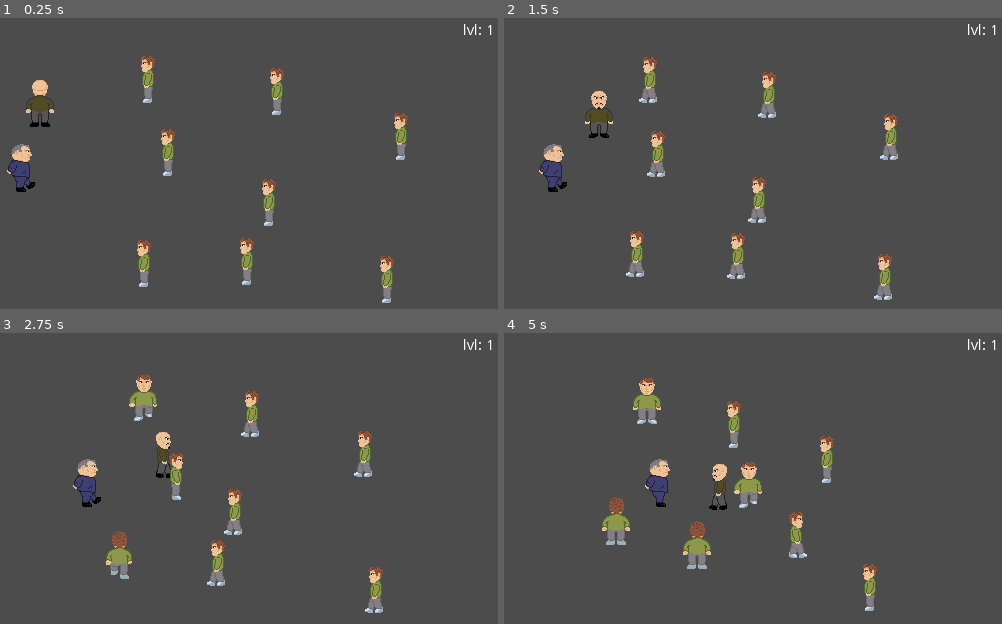
Above: before the commit, frames 1-4 (two rows, left to right).
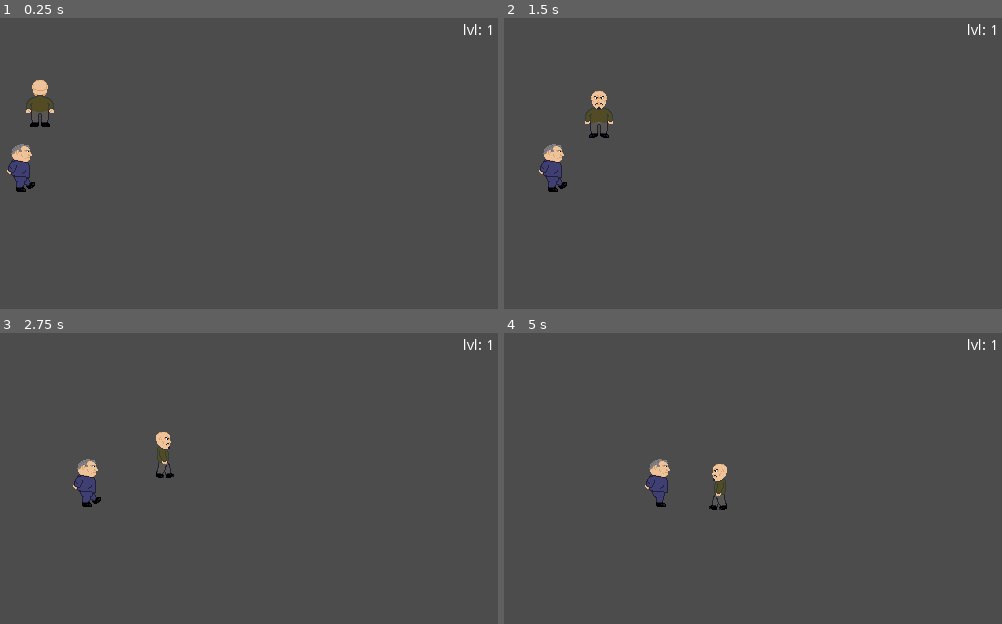
Above: after the commit, the same moments.

Repository: leovilok/among-eux
Game: Godot game, scene res://Levels.tscn
Same seed, same stepped clock (60 frames per second), same inputs: the game is played once before the commit and once after it.
Inputs (mouse positions are in pixels of both pictures, inside the frame that each line leads up to):
- Up to frame 1 (0.25 s): no input
- Up to frame 2 (1.5 s): move the mouse to (862, 151) at 0.52 s; click (862, 151) at 0.67 s; move the mouse to (648, 180) at 1.27 s; click (648, 180) at 1.42 s
- Up to frame 3 (2.75 s): move the mouse to (298, 417) at 2.02 s; click (298, 417) at 2.17 s
- Up to frame 4 (5 s): move the mouse to (728, 542) at 2.77 s; click (728, 542) at 2.92 s; move the mouse to (907, 527) at 3.52 s; click (907, 527) at 3.67 s; move the mouse to (598, 437) at 4.27 s; click (598, 437) at 4.42 s

The runs differ from the first frame. In frame 1, 2.7% of the frame differs, in the area x 27-82%, y 13-98%; in frame 2, 3.1%; in frame 3, 3.4%; in frame 4, 3.7%, in the area x 19-75%, y 15-96%.
Error after the commit: Parse Error: Can't preload resource at path: res://Public.tscn (res://Level.gd:7)

Commit message:
Evil people, random spawn

Diff:
--- a/Level.gd
+++ b/Level.gd
@@ -3,6 +3,9 @@
 export var lvl = 1
 
 var safe_radius = 40.0
+
+var public_scn = preload("res://Public.tscn")
+var evil_scn = preload("res://Evil.tscn")
 
 #func _ready():
 #	$President.position = Vector2(safe_radius, get_viewport_rect().size.y/2)
@@ -11,6 +14,12 @@
 
 func _ready():
 	$LvlLabel.text = "lvl: " + String(lvl)
+	for i in range(int(10+lvl*2)):
+		$YSort.add_child(public_scn.instance())
+	for i in range(int((lvl-1)*2)):
+		$YSort.add_child(evil_scn.instance())
+
+
 
 func _physics_process(_delta):
 	if $YSort/President.position.x + safe_radius > get_viewport_rect().size.x:
--- a/Level.tscn
+++ b/Level.tscn
@@ -1,8 +1,7 @@
-[gd_scene load_steps=55 format=2]
+[gd_scene load_steps=54 format=2]
 
 [ext_resource path="res://Level.gd" type="Script" id=1]
 [ext_resource path="res://President.gd" type="Script" id=2]
-[ext_resource path="res://Public.tscn" type="PackedScene" id=3]
 [ext_resource path="res://Guard.gd" type="Script" id=4]
 [ext_resource path="res://graphics/guard_sheet.png" type="Texture" id=5]
 [ext_resource path="res://graphics/president_sheet.png" type="Texture" id=6]
@@ -313,7 +312,7 @@
 [node name="Sprite" type="AnimatedSprite" parent="YSort/President"]
 frames = SubResource( 24 )
 animation = "up"
-frame = 1
+frame = 2
 playing = true
 __meta__ = {
 "_edit_lock_": true
@@ -322,6 +321,9 @@
 [node name="Guard" type="KinematicBody2D" parent="YSort"]
 position = Vector2( 48, 90 )
 script = ExtResource( 4 )
+__meta__ = {
+"_edit_group_": true
+}
 
 [node name="Sprite" type="AnimatedSprite" parent="YSort/Guard"]
 frames = SubResource( 45 )
@@ -334,33 +336,10 @@
 shape = SubResource( 3 )
 
 [node name="Dash" type="Sprite" parent="YSort/Guard"]
+visible = false
 position = Vector2( 0, -33.0625 )
 scale = Vector2( 0.01, 2 )
 texture = SubResource( 49 )
-
-[node name="Public" parent="YSort" instance=ExtResource( 3 )]
-position = Vector2( 152, 250 )
-
-[node name="Public2" parent="YSort" instance=ExtResource( 3 )]
-position = Vector2( 285, 78 )
-
-[node name="Public3" parent="YSort" instance=ExtResource( 3 )]
-position = Vector2( 277, 189 )
-
-[node name="Public4" parent="YSort" instance=ExtResource( 3 )]
-position = Vector2( 156, 66 )
-
-[node name="Public5" parent="YSort" instance=ExtResource( 3 )]
-position = Vector2( 255, 248 )
-
-[node name="Public6" parent="YSort" instance=ExtResource( 3 )]
-position = Vector2( 176, 139 )
-
-[node name="Public7" parent="YSort" instance=ExtResource( 3 )]
-position = Vector2( 395, 266 )
-
-[node name="Public8" parent="YSort" instance=ExtResource( 3 )]
-position = Vector2( 409, 123 )
 
 [node name="LvlLabel" type="Label" parent="."]
 margin_left = 438.0
--- a/Public.gd
+++ b/Public.gd
@@ -3,8 +3,19 @@
 export var max_speed = 20.0
 export var force = 20.0
 
+var pnj_frames = [preload("res://PNJ1frames.tres"), preload("res://PNJ2frames.tres"), preload("res://PNJ3frames.tres")]
+
+func init():
+	max_speed = rand_range(0, max_speed)
+
+	var vp_size = get_viewport_rect().size
+	position.x = rand_range(vp_size.x/10, vp_size.x-30.0)
+	position.y = rand_range(30.0, vp_size.y-30.0)
+
+	$Sprite.frames = pnj_frames[randi()%3]
+
 func _ready():
-	max_speed = rand_range(0, max_speed)
+	init()
 
 func _process(_delta):
 	$Sprite.rotation = -rotation
--- a/Public.tscn
+++ b/Public.tscn
@@ -1,130 +1,7 @@
-[gd_scene load_steps=25 format=2]
+[gd_scene load_steps=4 format=2]
 
+[ext_resource path="res://PNJ2frames.tres" type="SpriteFrames" id=1]
 [ext_resource path="res://Public.gd" type="Script" id=2]
-[ext_resource path="res://graphics/pnj1_sheet.png" type="Texture" id=3]
-
-[sub_resource type="AtlasTexture" id=2]
-flags = 4
-atlas = ExtResource( 3 )
-region = Rect2( 0, 120, 60, 60 )
-
-[sub_resource type="AtlasTexture" id=3]
-flags = 4
-atlas = ExtResource( 3 )
-region = Rect2( 60, 120, 60, 60 )
-
-[sub_resource type="AtlasTexture" id=4]
-flags = 4
-atlas = ExtResource( 3 )
-region = Rect2( 120, 120, 60, 60 )
-
-[sub_resource type="AtlasTexture" id=5]
-flags = 4
-atlas = ExtResource( 3 )
-region = Rect2( 180, 120, 60, 60 )
-
-[sub_resource type="AtlasTexture" id=6]
-flags = 4
-atlas = ExtResource( 3 )
-region = Rect2( 0, 60, 60, 60 )
-
-[sub_resource type="AtlasTexture" id=7]
-flags = 4
-atlas = ExtResource( 3 )
-region = Rect2( 60, 60, 60, 60 )
-
-[sub_resource type="AtlasTexture" id=8]
-flags = 4
-atlas = ExtResource( 3 )
-region = Rect2( 120, 60, 60, 60 )
-
-[sub_resource type="AtlasTexture" id=9]
-flags = 4
-atlas = ExtResource( 3 )
-region = Rect2( 180, 60, 60, 60 )
-
-[sub_resource type="AtlasTexture" id=10]
-flags = 4
-atlas = ExtResource( 3 )
-region = Rect2( 240, 60, 60, 60 )
-
-[sub_resource type="AtlasTexture" id=11]
-flags = 4
-atlas = ExtResource( 3 )
-region = Rect2( 300, 60, 60, 60 )
-
-[sub_resource type="AtlasTexture" id=12]
-flags = 4
-atlas = ExtResource( 3 )
-region = Rect2( 0, 0, 60, 60 )
-
-[sub_resource type="AtlasTexture" id=13]
-flags = 4
-atlas = ExtResource( 3 )
-region = Rect2( 60, 0, 60, 60 )
-
-[sub_resource type="AtlasTexture" id=14]
-flags = 4
-atlas = ExtResource( 3 )
-region = Rect2( 120, 0, 60, 60 )
-
-[sub_resource type="AtlasTexture" id=15]
-flags = 4
-atlas = ExtResource( 3 )
-region = Rect2( 180, 0, 60, 60 )
-
-[sub_resource type="AtlasTexture" id=16]
-flags = 4
-atlas = ExtResource( 3 )
-region = Rect2( 240, 0, 60, 60 )
-
-[sub_resource type="AtlasTexture" id=17]
-flags = 4
-atlas = ExtResource( 3 )
-region = Rect2( 300, 0, 60, 60 )
-
-[sub_resource type="AtlasTexture" id=18]
-flags = 4
-atlas = ExtResource( 3 )
-region = Rect2( 0, 180, 60, 60 )
-
-[sub_resource type="AtlasTexture" id=19]
-flags = 4
-atlas = ExtResource( 3 )
-region = Rect2( 60, 180, 60, 60 )
-
-[sub_resource type="AtlasTexture" id=20]
-flags = 4
-atlas = ExtResource( 3 )
-region = Rect2( 120, 180, 60, 60 )
-
-[sub_resource type="AtlasTexture" id=21]
-flags = 4
-atlas = ExtResource( 3 )
-region = Rect2( 180, 180, 60, 60 )
-
-[sub_resource type="SpriteFrames" id=22]
-animations = [ {
-"frames": [ SubResource( 2 ), SubResource( 3 ), SubResource( 4 ), SubResource( 5 ) ],
-"loop": true,
-"name": "down",
-"speed": 5.0
-}, {
-"frames": [ SubResource( 6 ), SubResource( 7 ), SubResource( 8 ), SubResource( 9 ), SubResource( 10 ), SubResource( 11 ) ],
-"loop": true,
-"name": "left",
-"speed": 5.0
-}, {
-"frames": [ SubResource( 12 ), SubResource( 13 ), SubResource( 14 ), SubResource( 15 ), SubResource( 16 ), SubResource( 17 ) ],
-"loop": true,
-"name": "right",
-"speed": 5.0
-}, {
-"frames": [ SubResource( 18 ), SubResource( 19 ), SubResource( 20 ), SubResource( 21 ) ],
-"loop": true,
-"name": "up",
-"speed": 5.0
-} ]
 
 [sub_resource type="CircleShape2D" id=23]
 radius = 14.1421
@@ -138,9 +15,9 @@
 }
 
 [node name="Sprite" type="AnimatedSprite" parent="."]
-frames = SubResource( 22 )
+frames = ExtResource( 1 )
 animation = "down"
-frame = 1
+frame = 2
 playing = true
 
 [node name="CollisionShape2D" type="CollisionShape2D" parent="."]
Binary file changed: artsrc/pnj1_sheet.aseprite
